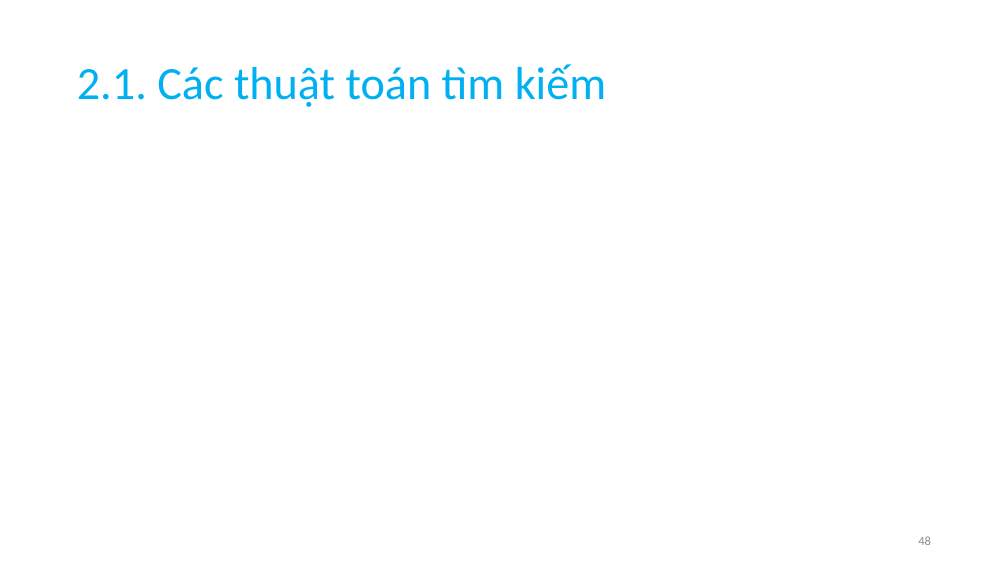
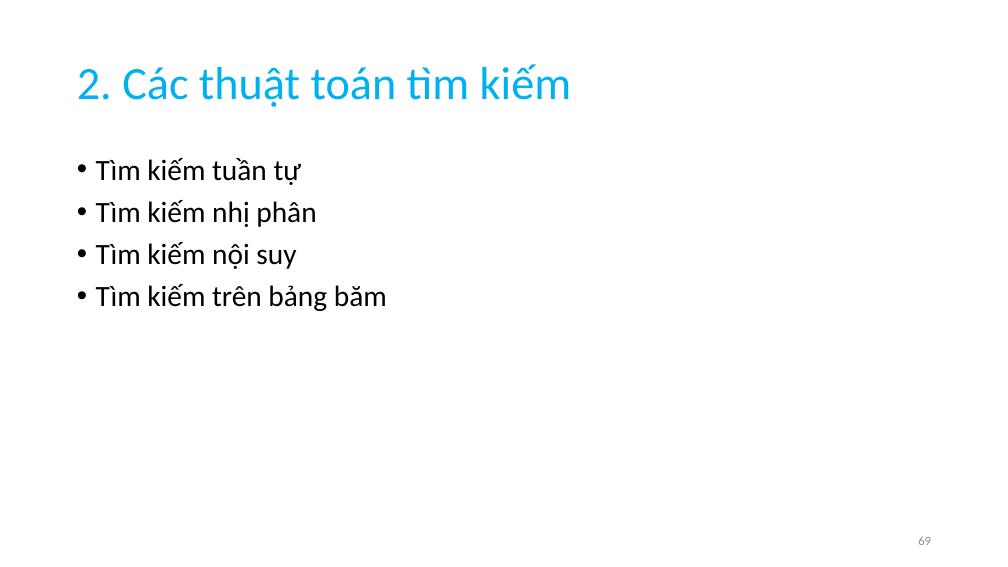
Before and after one commit to anhtuta/Notes, a slide deck: slide 69 of DSA.pptx (slide 48 before the commit). Drawn at 1008x567 pixels with LibreOffice and Linux fonts; fonts in the diff are those of the drawing. Boxes give left, top, right and bottom in pixels: in the first picture for what was removed or moved away, otherwise in the second. Text is boxed around its words. In the diff, an @@ line names an element or a change of style, - is before the commit and + after.

```diff
--- a/DSA.pptx
+++ b/DSA.pptx
@@ title at (77, 64, 571, 107): text changed @@
-2.1. Các thuật toán tìm kiếm
+2. Các thuật toán tìm kiếm
@@ text added at (96, 158, 387, 311), 28 pt, text #000000 @@
+• Tìm kiếm tuần tự
+• Tìm kiếm nhị phân
+• Tìm kiếm nội suy
+• Tìm kiếm trên bảng băm
@@ page number at (918, 536, 931, 545): text changed @@
-48
+69
```
Also in this commit, not shown: 20 other slides changed, 77 slides added, 2 slides removed.
